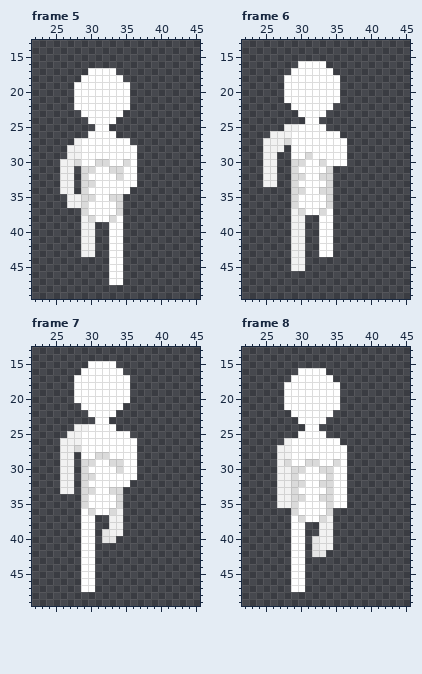
Edited in one commit: pixel-art file (Assets/Art/Characters/Player/Run/Player_Run_Down.aseprite). This is how it looked before the edit.
64x64 pixels, 8 frames. Shown: frame 5: x 22..45, y 13..49; frame 6: x 22..45, y 13..49; frame 7: x 22..45, y 13..49; frame 8: x 22..45, y 13..49. The commit also changed other frames, which this record leaves out.
The result:
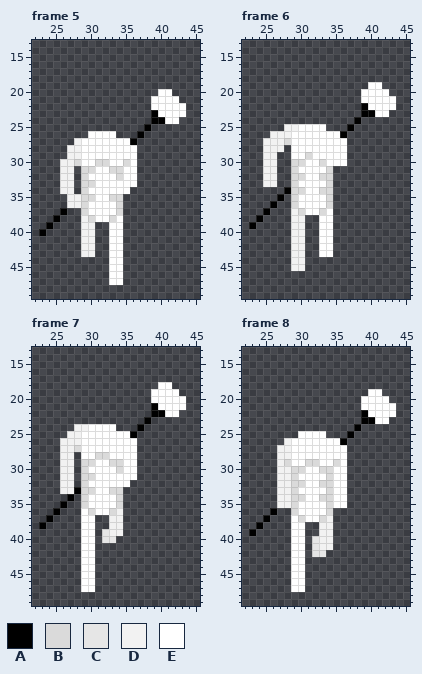
Palette (. is transparent): A #000000  B #dadada  C #e6e6e6  D #f2f2f2  E #ffffff
Commit message: Added Weapon Run Animations
Edits made:
layer "Weapons/Staff" now shown
layer "Skin/Head" now hidden
Frame 5:
y 17: x 30..33 EEEE -> ....
y 18: x 29..34 EEEEEE -> ......
y 19: x 28..35 EEEEEEEE -> ........
y 20: x 28..35 EEEEEEEE -> ........; x 40..41 .. -> EE
y 21: x 28..35 EEEEEEEE -> ........; x 39..42 .... -> EEEE
y 22: x 28..35 EEEEEEEE -> ........; x 39..43 ..... -> EEEEE
y 23: x 29..34 EEEEEE -> ......; x 39..43 ..... -> AEEEE
y 24: x 30..33 EEEE -> ....; x 39..42 .... -> AAEE
y 25: x 31..32 EE -> ..; x 38 . -> A
y 26: x 37 . -> A
y 27: x 36 . -> A
y 37: x 26 . -> A
y 38: x 25 . -> A
y 39: x 24 . -> A
y 40: x 23 . -> A
Frame 6:
y 16: x 30..33 EEEE -> ....
y 17: x 29..34 EEEEEE -> ......
y 18: x 28..35 EEEEEEEE -> ........
y 19: x 28..35 EEEEEEEE -> ........; x 40..41 .. -> EE
y 20: x 28..35 EEEEEEEE -> ........; x 39..42 .... -> EEEE
y 21: x 28..35 EEEEEEEE -> ........; x 39..43 ..... -> EEEEE
y 22: x 29..34 EEEEEE -> ......; x 39..43 ..... -> AEEEE
y 23: x 30..33 EEEE -> ....; x 39..42 .... -> AAEE
y 24: x 31..32 EE -> ..; x 38 . -> A
y 25: x 37 . -> A
y 26: x 36 . -> A
y 34: x 28 . -> A
y 35: x 27 . -> A
y 36: x 26 . -> A
y 37: x 25 . -> A
y 38: x 24 . -> A
y 39: x 23 . -> A
Frame 7:
y 15: x 30..33 EEEE -> ....
y 16: x 29..34 EEEEEE -> ......
y 17: x 28..35 EEEEEEEE -> ........
y 18: x 28..35 EEEEEEEE -> ........; x 40..41 .. -> EE
y 19: x 28..35 EEEEEEEE -> ........; x 39..42 .... -> EEEE
y 20: x 28..35 EEEEEEEE -> ........; x 39..43 ..... -> EEEEE
y 21: x 29..34 EEEEEE -> ......; x 39..43 ..... -> AEEEE
y 22: x 30..33 EEEE -> ....; x 39..42 .... -> AAEE
y 23: x 31..32 EE -> ..; x 38 . -> A
y 24: x 37 . -> A
y 25: x 36 . -> A
y 33: x 28 . -> A
y 34: x 27 . -> A
y 35: x 26 . -> A
y 36: x 25 . -> A
y 37: x 24 . -> A
y 38: x 23 . -> A
Frame 8:
y 16: x 30..33 EEEE -> ....
y 17: x 29..34 EEEEEE -> ......
y 18: x 28..35 EEEEEEEE -> ........
y 19: x 28..35 EEEEEEEE -> ........; x 40..41 .. -> EE
y 20: x 28..35 EEEEEEEE -> ........; x 39..42 .... -> EEEE
y 21: x 28..35 EEEEEEEE -> ........; x 39..43 ..... -> EEEEE
y 22: x 29..34 EEEEEE -> ......; x 39..43 ..... -> AEEEE
y 23: x 30..33 EEEE -> ....; x 39..42 .... -> AAEE
y 24: x 31..32 EE -> ..; x 38 . -> A
y 25: x 37 . -> A
y 26: x 36 . -> A
y 36: x 26 . -> A
y 37: x 25 . -> A
y 38: x 24 . -> A
y 39: x 23 . -> A
Boxes around the changes in both pictures, in picture pixels (x1, y1, x2, y2):
changed: (74, 68, 186, 145)
added: (39, 208, 67, 236)
changed: (284, 61, 396, 138)
added: (249, 187, 291, 229)
changed: (74, 361, 186, 438)
added: (39, 487, 81, 529)
changed: (284, 368, 396, 445)
added: (249, 508, 277, 536)
